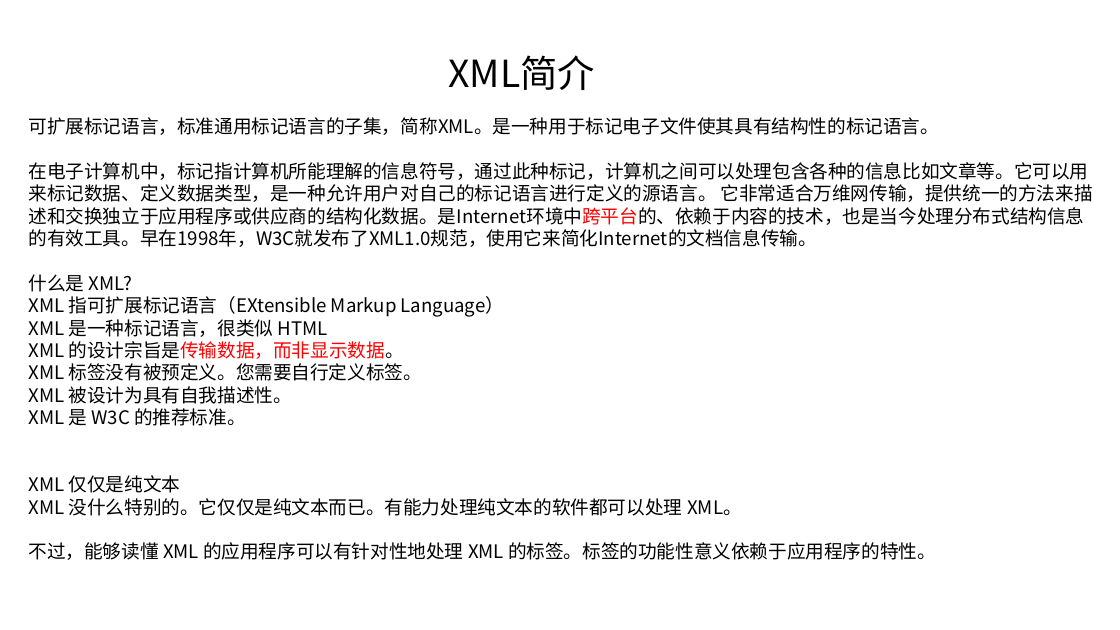
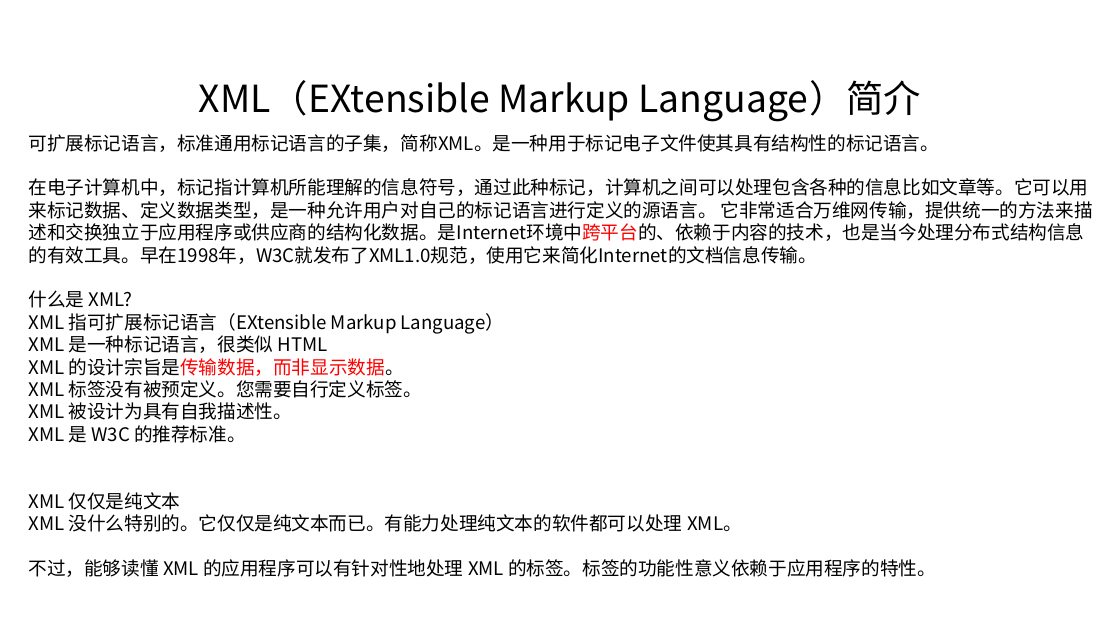
Before and after one commit to linkknown/PPT, a slide deck: slide 2 of 基础PPT/第16章：Java XML简介.pptx. Drawn at 1120x630 pixels with LibreOffice and Linux fonts; fonts in the diff are those of the drawing; background and template pictures are left out. Boxes give left, top, right and bottom in pixels: in the first picture for what was removed or moved away, otherwise in the second. Text is boxed around its words. In the diff, an @@ line names an element or a change of style, - is before the commit and + after.

```diff
--- a/基础PPT/第16章：Java XML简介.pptx
+++ b/基础PPT/第16章：Java XML简介.pptx
@@ text at <box>199,80,921,122</box>: text changed @@
-XML简介
+XML（EXtensible Markup Language）简介
@@ text "可扩展标记语言，标准通用标记语言的子集，简称XML。是一种用于标记电子文件使其具有结构性的标记语言。": place and size @@
-text "可扩展标记语言，标准通用标记语言的子集，简称XML。是一种用于标记电子文件使其具有结构性的标记语言。" at <box>29,117,1093,560</box>
+text "可扩展标记语言，标准通用标记语言的子集，简称XML。是一种用于标记电子文件使其具有结构性的标记语言。" at <box>29,134,1093,577</box>
```
Also in this commit, not shown: 1 other slide changed, 1 slide added, 4 slides removed, 1 other file.
